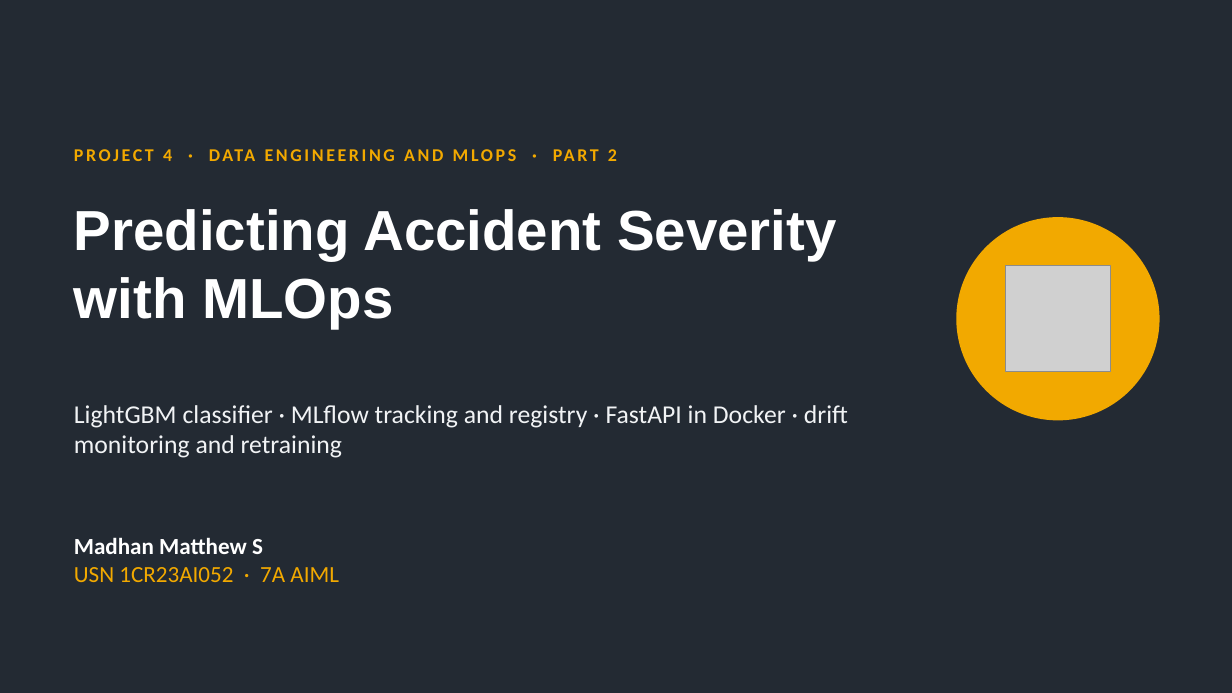
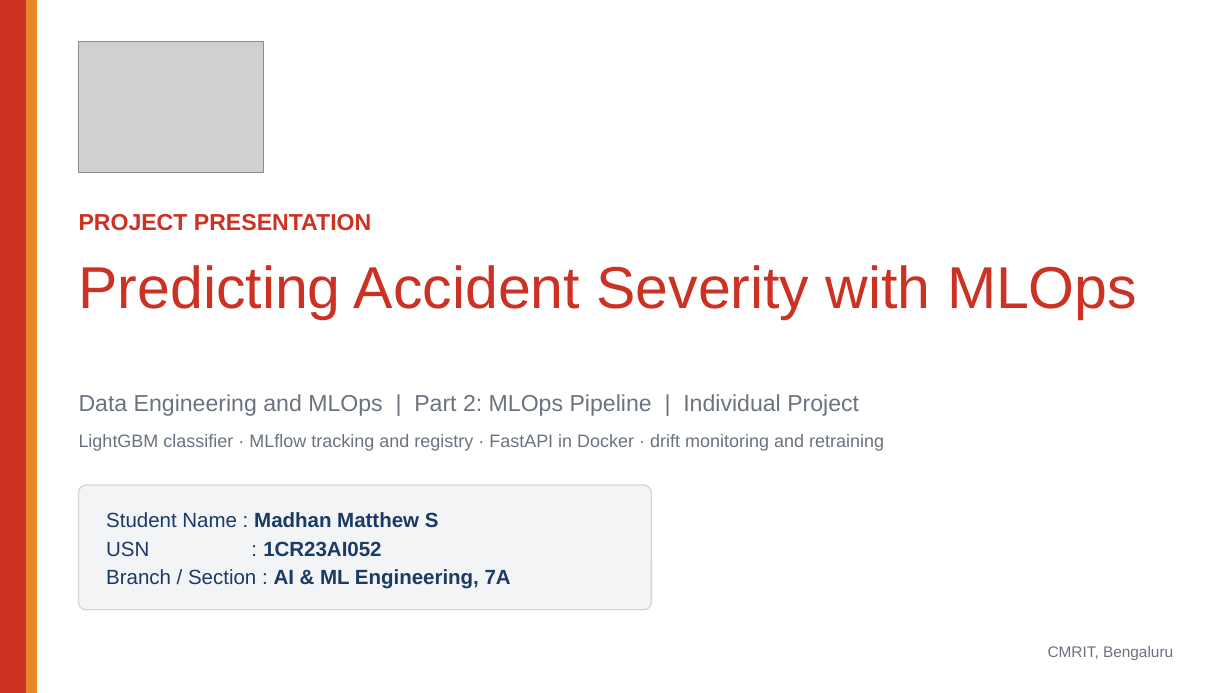
Before and after one commit to madhanmatthew/traffic-accident-severity, a slide deck: slide 1 of presentation/Part2_MLOps_Pipeline.pptx. Drawn at 1232x693 pixels with LibreOffice and Linux fonts; fonts in the diff are those of the drawing; grey boxes stand for pictures. Boxes give left, top, right and bottom in pixels: in the first picture for what was removed or moved away, otherwise in the second. Text is boxed around its words. In the diff, an @@ line names an element or a change of style, - is before the commit and + after.

```diff
--- a/presentation/Part2_MLOps_Pipeline.pptx
+++ b/presentation/Part2_MLOps_Pipeline.pptx
@@ background #232A33 to #FFFFFF @@
@@ rectangle added at (0,0,26,693), fill #CC3224 @@
@@ rectangle added at (26,0,37,693), fill #E8872A @@
@@ picture added at (79,42,263,173) @@
@@ text removed at (163,149,617,161) @@
-PROJECT 4 · DATA ENGINEERING AND MLOPS · PART 2
@@ text added at (79,214,371,231), 18 pt, text #CC3224, bold @@
+PROJECT PRESENTATION
@@ ellipse removed at (957,217,1160,421) @@
@@ text "Predicting Accident Severity with MLOps": place and size @@
-text "Predicting Accident Severity with MLOps" at (74,209,837,328)
+text "Predicting Accident Severity with MLOps" at (79,265,1137,319)
@@ text "Predicting Accident Severity with MLOps" at (79,265,1137,319): size 44 to 46 pt, text colour #FFFFFF to #CC3224, bold off @@
@@ picture removed at (1006,266,1111,372) @@
@@ text added at (79,394,859,416), 18 pt, text #6B7280 @@
+Data Engineering and MLOps | Part 2: MLOps Pipeline | Individual Project
@@ text "LightGBM classifier · MLflow tracking ...": place and size @@
-text "LightGBM classifier · MLflow tracking ..." at (74,405,848,458)
+text "LightGBM classifier · MLflow tracking ..." at (79,434,884,451)
@@ text "LightGBM classifier · MLflow tracking ..." at (79,434,884,451): size 20 to 14 pt, font Calibri to Arial, text colour #F1F3F5 to #6B7280; less space between paragraphs @@
@@ rounded rectangle added at (79,485,652,610), fill #F3F4F6, outline #D1D5DB 1 pt @@
@@ text "Student Name : Madhan Matthew ..." at (106,512,511,589): vertical alignment top to middle @@
@@ text at (106,512,511,589): text changed; size 18 to 16 pt; font Calibri to Arial; text colour #F2A900 to #1B3A64; bold on @@
-Madhan Matthew S
-USN 1CR23AI052 · 7A AIML
+Student Name : Madhan Matthew S
+USN : 1CR23AI052
+Branch / Section : AI & ML Engineering, 7A
@@ text added at (1048,646,1173,660), 12 pt, text #6B7280 @@
+CMRIT, Bengaluru
```
Also in this commit, not shown: 12 other slides changed, 3 slides added, 3 slides removed, 5 other files.
